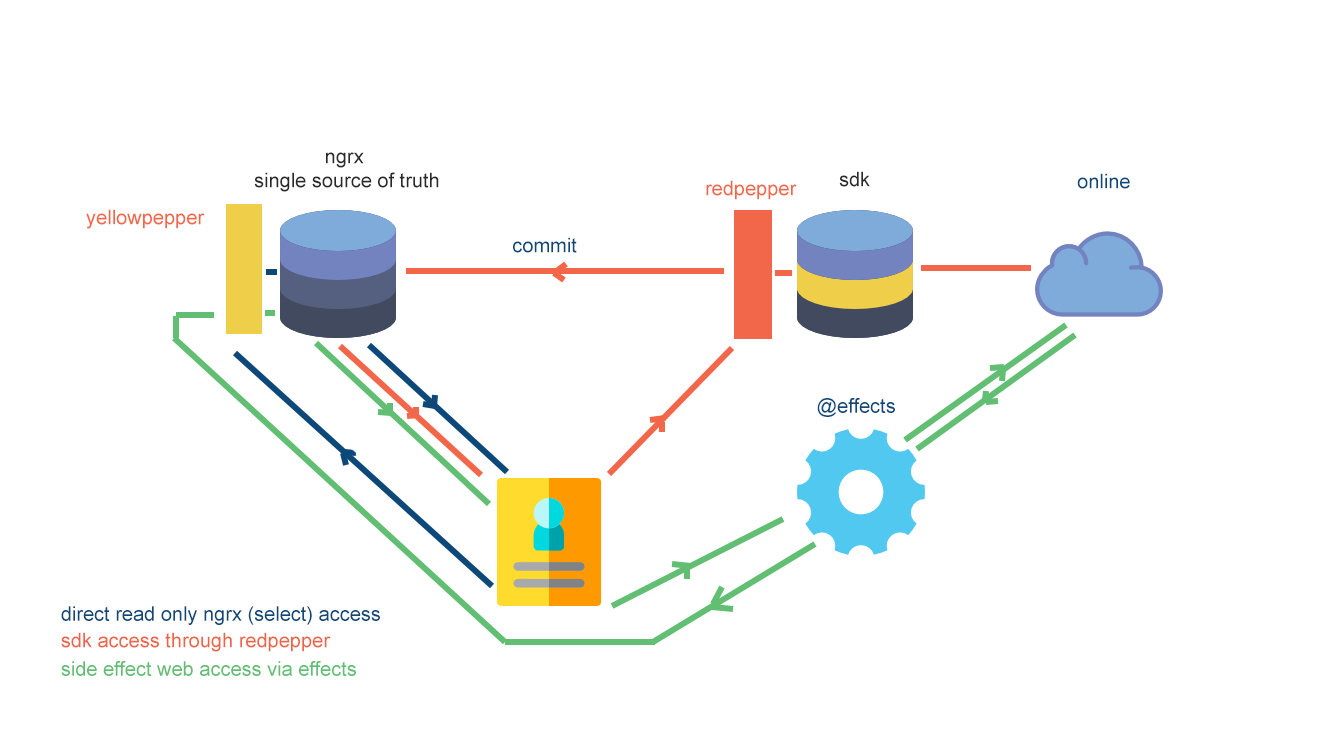
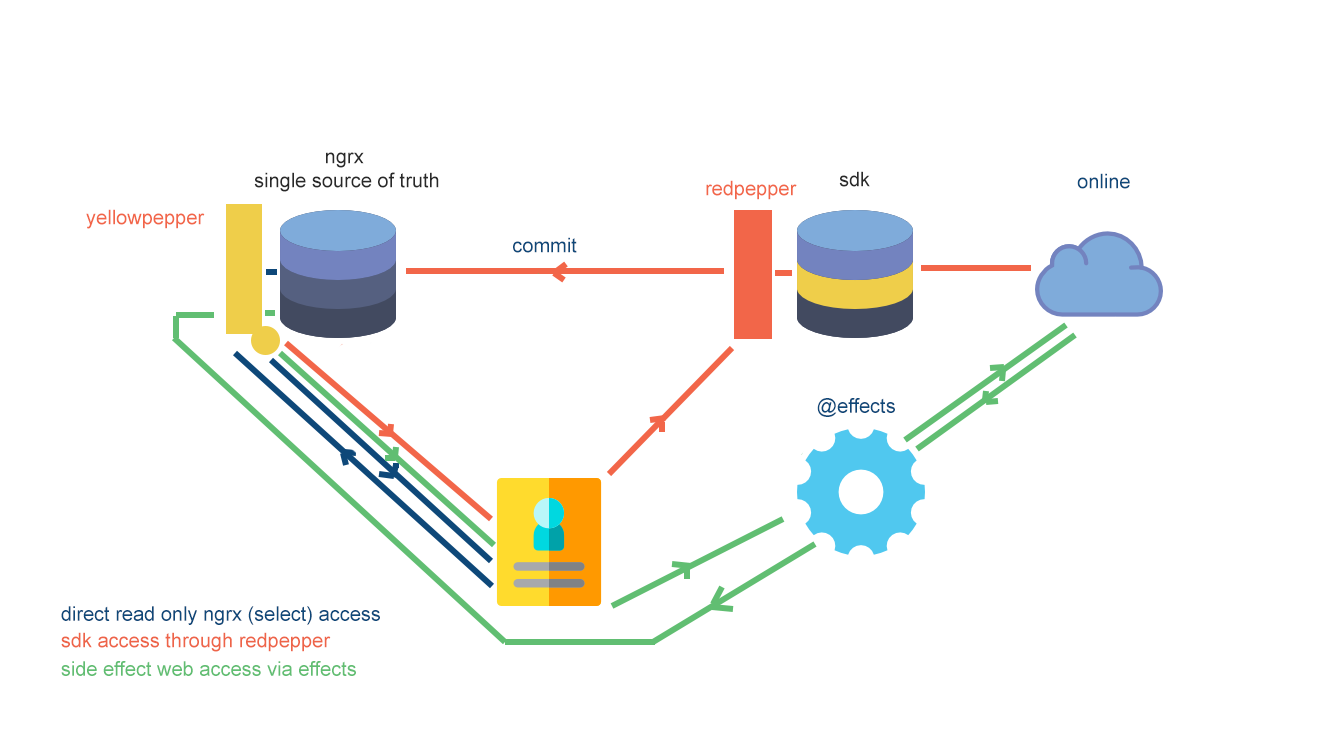
Layered file, before and after one edit (w=1330, h=735). Changes by layer:
painted on "green" over (278, 340, 496, 548)
moved "blue" above "red", painted on it over (251, 326, 509, 564)
renamed "Layer 10" to "red", moved it above "Layer 12", painted on it over (284, 340, 509, 522)
painted on "Layer 8" over (251, 326, 280, 355)
